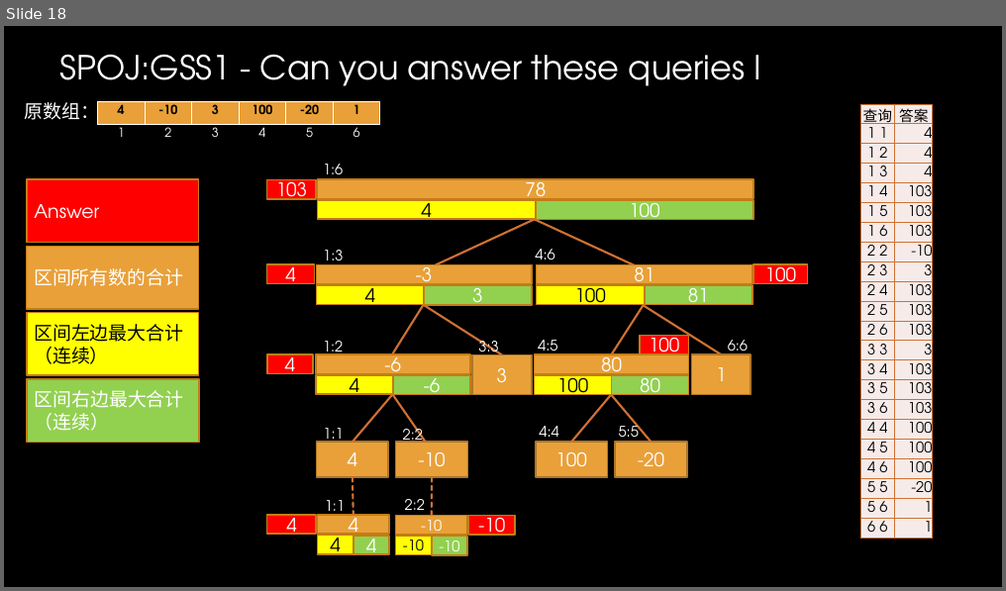
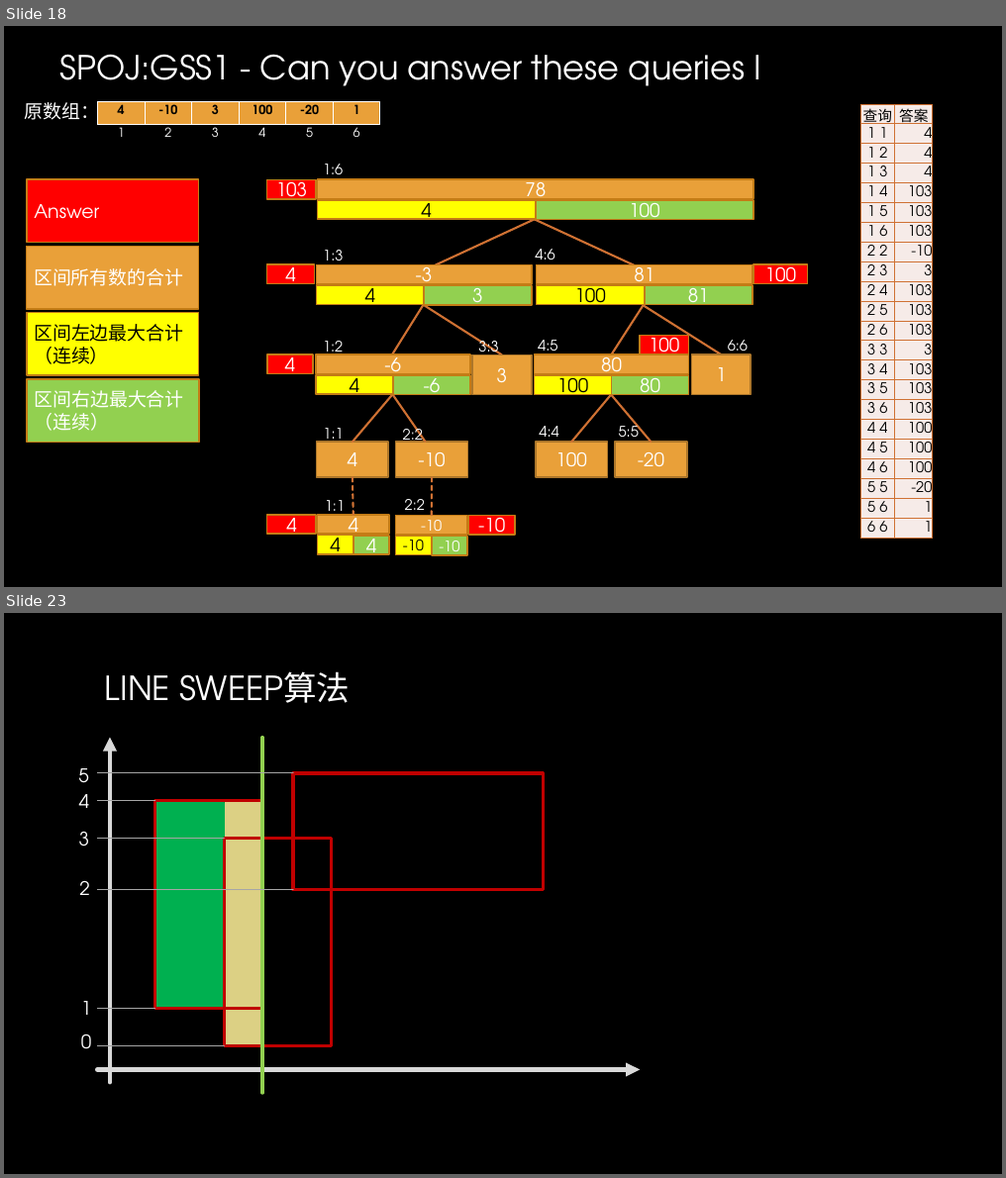
Before and after one commit to gzshawnliang/competitive-programming, a slide deck: doc/Other/RMQ问题.pptx. Shown one above the other, each under a label of ours: slide 18 before the commit, slides 18 and 23 after it; the slides between them are not shown. The pictures are 1006x591 and 1006x1178 pixels, drawn with LibreOffice and Linux fonts; fonts in the diff are those of the drawing; background and template pictures are left out. Boxes give left, top, right and bottom in pixels: in the first picture for what was removed or moved away, otherwise in the second. Text is boxed around its words. In the diff, an @@ line names an element or a change of style, - is before the commit and + after.

```diff
--- a/doc/Other/RMQ问题.pptx
+++ b/doc/Other/RMQ问题.pptx
@@ slide 23 added at [4,613,1002,1174], background picture (left out) @@
@@ title added at [105,671,350,703], 32 pt, text gradient #FFFFFF to #A6A6A6 @@
+LINE SWEEP算法
@@ arrow added from (110, 1082) to (110, 738), #D9D9D9 4.5 pt @@
@@ line added from (262, 738) to (262, 1093), #92D050 3 pt @@
@@ line added from (293, 773) to (98, 773), #A6A6A6 1 pt @@
@@ rectangle added at [293,773,543,890], outline #C00000 3 pt @@
@@ line added from (155, 800) to (98, 800), #A6A6A6 1 pt @@
@@ rectangle added at [155,800,262,1008], outline #C00000 3 pt @@
@@ rectangle added at [157,802,224,1008], fill #00B050, outline #00B050 1.5 pt @@
@@ rectangle added at [226,802,260,1045], fill #DCD084, outline #DCD084 1.5 pt @@
@@ line added from (224, 839) to (98, 839), #A6A6A6 1 pt @@
@@ rectangle added at [224,839,331,1047], outline #C00000 3 pt @@
@@ line added from (293, 890) to (98, 890), #A6A6A6 1 pt @@
@@ line added from (155, 1008) to (98, 1008), #A6A6A6 1 pt @@
@@ group added at [78,768,91,1050]: 6 texts @@
+1
+5
+2
+3
+4
+0
@@ line added from (224, 1046) to (98, 1046), #A6A6A6 1 pt @@
@@ arrow added from (98, 1069) to (641, 1069), #D9D9D9 4.5 pt @@
```
Also in this commit, not shown: 11 other slides added, 1 other file.
